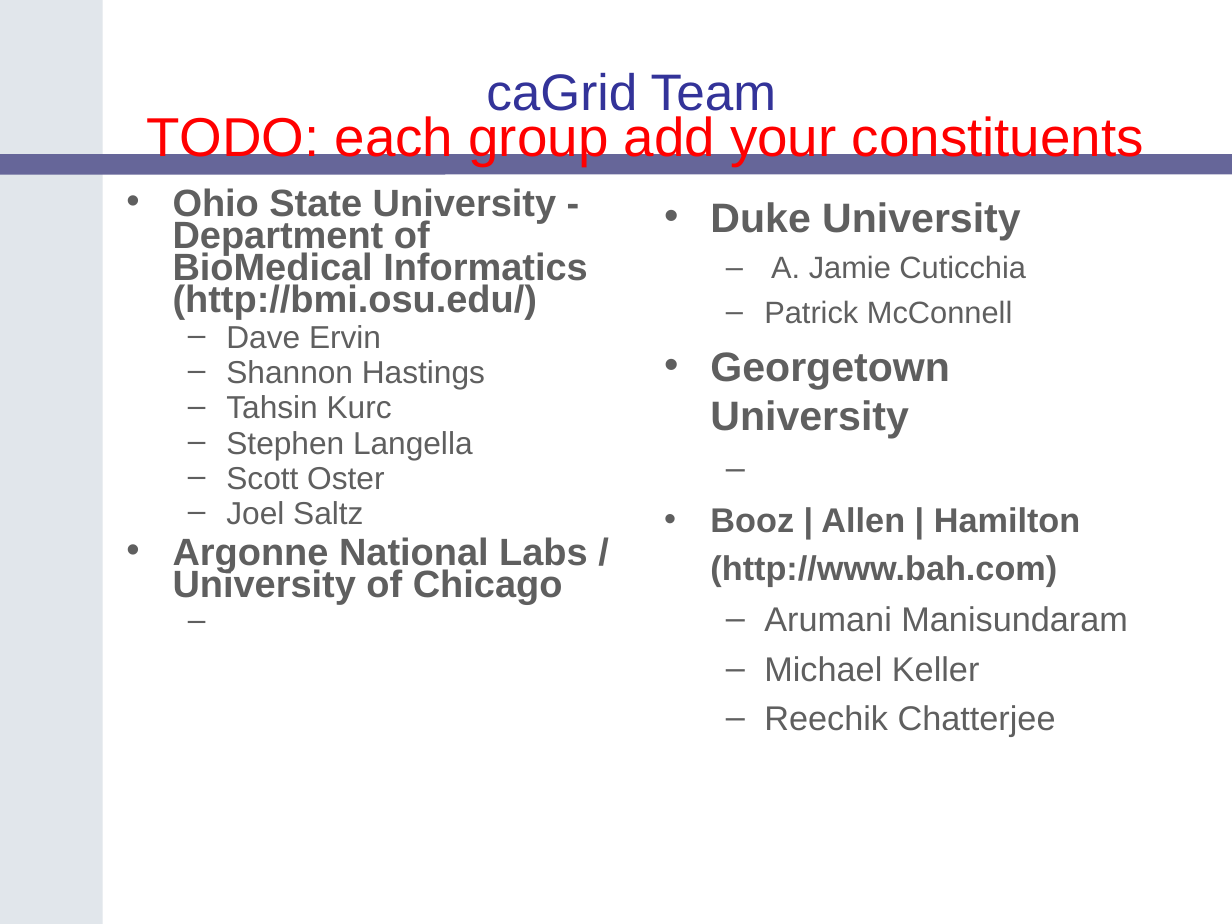
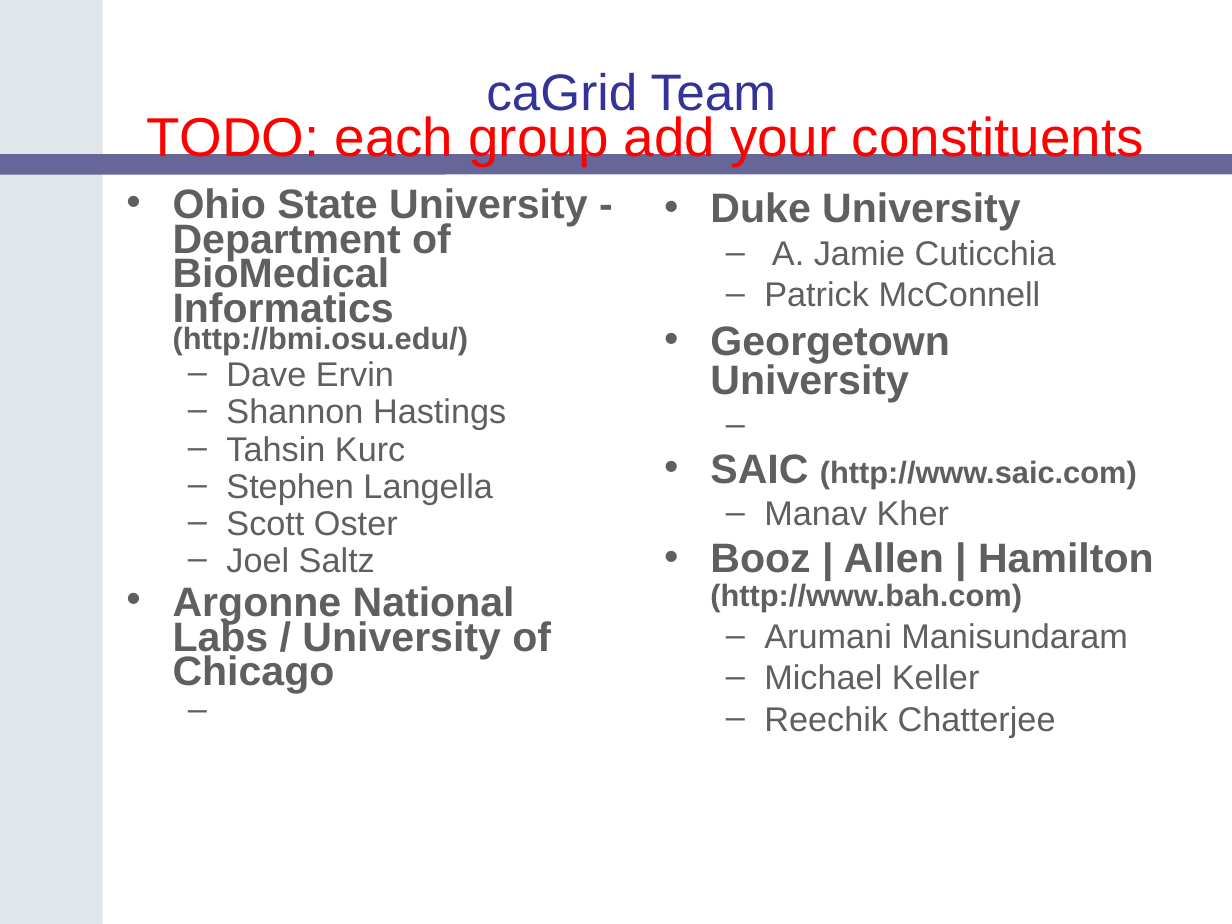
Before and after one commit to NCIP/cagrid-docs, a slide deck: slide 15 of presentations/200604_AnnualMeeting/caGrid-1.0-Demo.ppt. Drawn at 1232x924 pixels with LibreOffice and Linux fonts; fonts in the diff are those of the drawing; background and template pictures are left out. Boxes give left, top, right and bottom in pixels: in the first picture for what was removed or moved away, otherwise in the second. Text is boxed around its words. In the diff, an @@ line names an element or a change of style, - is before the commit and + after.

Commit message:
updated team slides

```diff
--- a/presentations/200604_AnnualMeeting/caGrid-1.0-Demo.ppt
+++ b/presentations/200604_AnnualMeeting/caGrid-1.0-Demo.ppt
@@ text "Ohio State University - Department ..." at (173,188,588,693): size 22.2 to 24 pt in "Ohio State University - Department of BioMedical ...", "Argonne National Labs / University of Chicago"; size 22.2 to 18 pt in "(http://bmi.osu.edu/)"; size 18.5 to 20 pt in "Dave Ervin", "Shannon Hastings", "Tahsin Kurc", "Stephen Langella" and 2 more places; less space between paragraphs @@
@@ text at (710,192,1154,737): size 18 to 20 pt in "A. Jamie Cuticchia", "Patrick McConnell"; size 20 to 24 pt in "Booz | Allen | Hamilton"; size 20 to 18 pt in "(http://www.bah.com)"; line spacing 1 to 0.8; less space between paragraphs @@
@@ text at (710,454,1137,526): paragraphs added @@
+• SAIC (http://www.saic.com)
+  – Manav Kher
```
